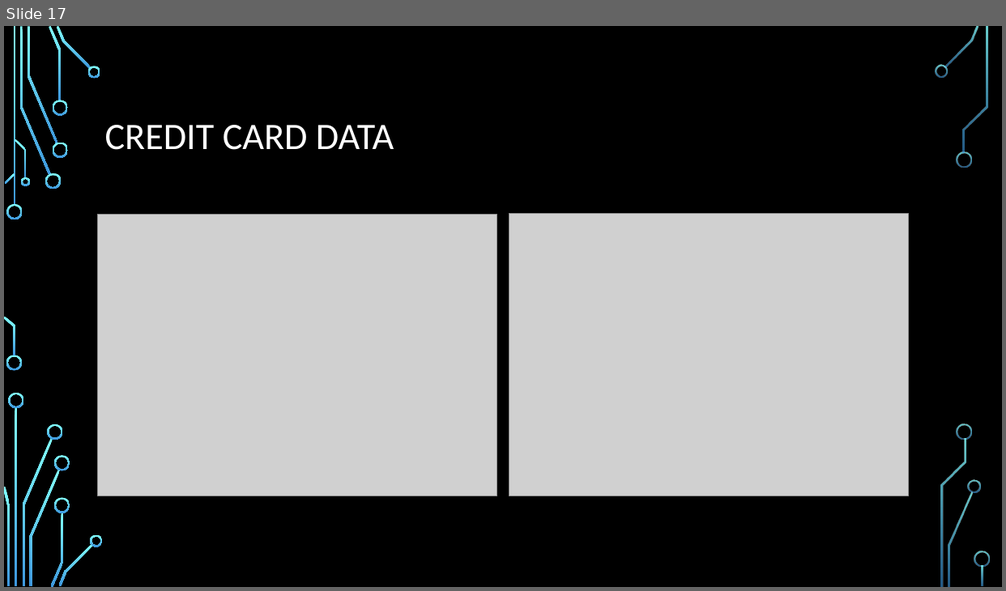
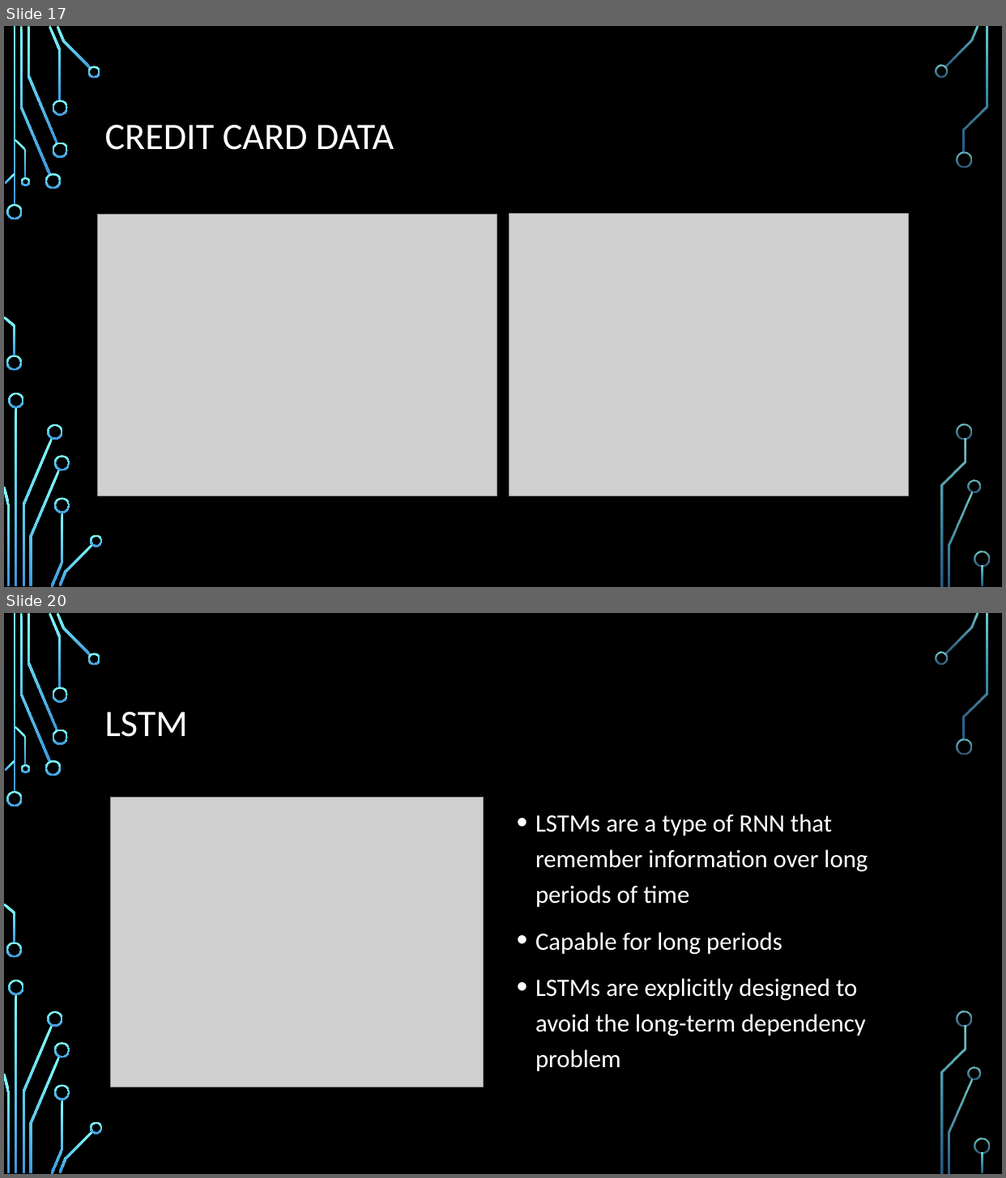
Before and after one commit to shawnmccarthy/anomalydetection, a slide deck: mccarthy-shawn_slides.pptx. Shown one above the other, each under a label of ours: slide 17 before the commit, slides 17 and 20 after it; the slides between them are not shown. The pictures are 1006x591 and 1006x1178 pixels, drawn with LibreOffice and Linux fonts; fonts in the diff are those of the drawing; grey boxes stand for pictures; background and template pictures are left out. Boxes give left, top, right and bottom in pixels: in the first picture for what was removed or moved away, otherwise in the second. Text is boxed around its words. In the diff, an @@ line names an element or a change of style, - is before the commit and + after.

```diff
--- a/mccarthy-shawn_slides.pptx
+++ b/mccarthy-shawn_slides.pptx
@@ slide 20 added at box(4, 613, 1002, 1174), background picture (left out); not listed: 36 template elements that a slide beside it also shows @@
@@ title added at box(105, 712, 188, 737), 36 pt, text #FFFFFF @@
+LSTM
@@ picture added at box(110, 797, 484, 1087) @@
@@ text added at box(535, 814, 867, 1071), 24 pt, text #FFFFFF @@
+• LSTMs are a type of RNN that remember information over long periods of time
+• Capable for long periods
+• LSTMs are explicitly designed to avoid the long-term dependency problem
```
Also in this commit, not shown: 1 slide changed, 10 other slides added, 1 other file.
